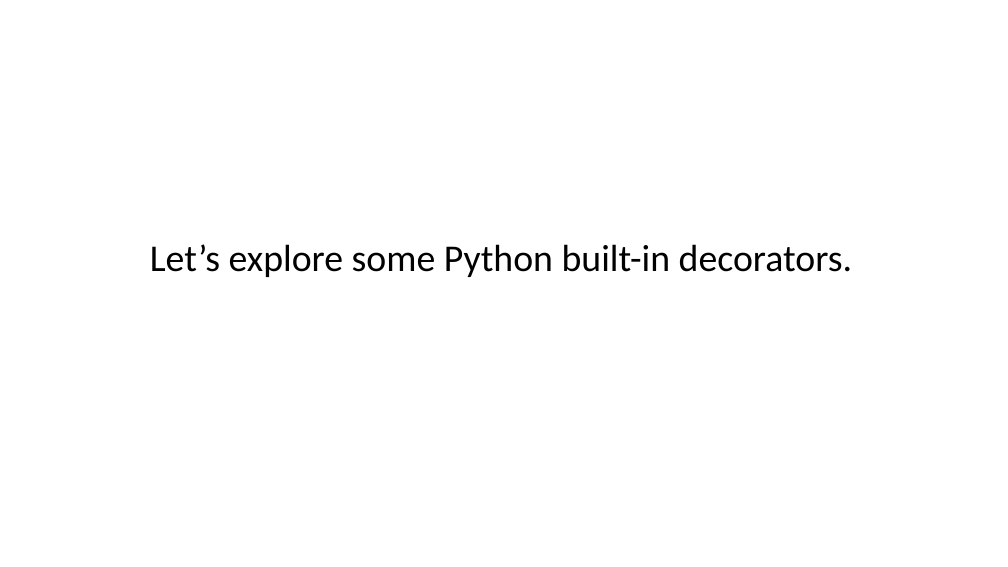
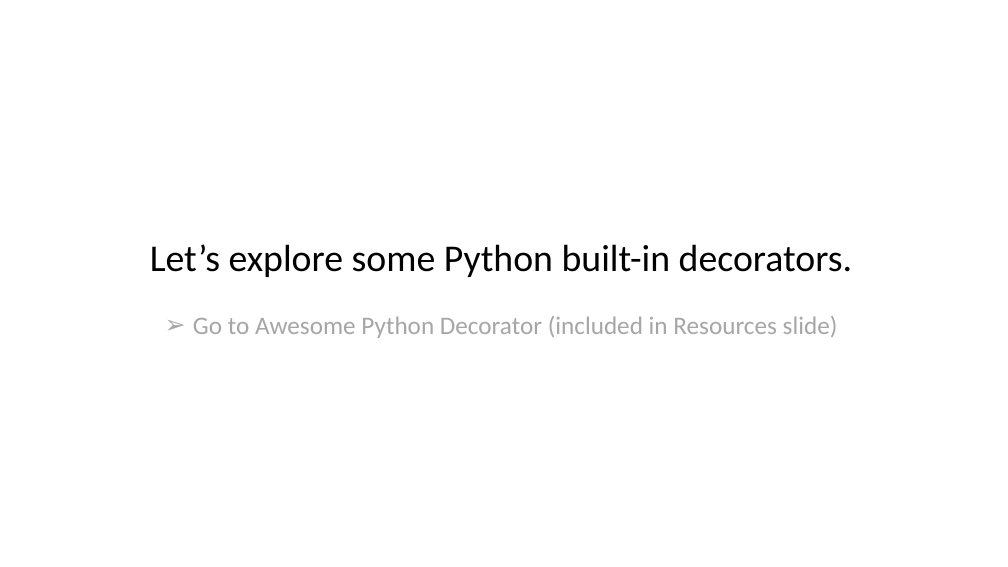
Before and after one commit to jekwatt/tech_talks, a slide deck: slide 4 of decorators/docs/decorators.pptx. Drawn at 1008x567 pixels with LibreOffice and Linux fonts; fonts in the diff are those of the drawing. Boxes give left, top, right and bottom in pixels: in the first picture for what was removed or moved away, otherwise in the second. Text is boxed around its words. In the diff, an @@ line names an element or a change of style, - is before the commit and + after.

```diff
--- a/decorators/docs/decorators.pptx
+++ b/decorators/docs/decorators.pptx
@@ text at box(193, 316, 838, 338): paragraph added @@
+➢ Go to Awesome Python Decorator (included in Resources slide)
```
Also in this commit, not shown: 4 other slides changed.
